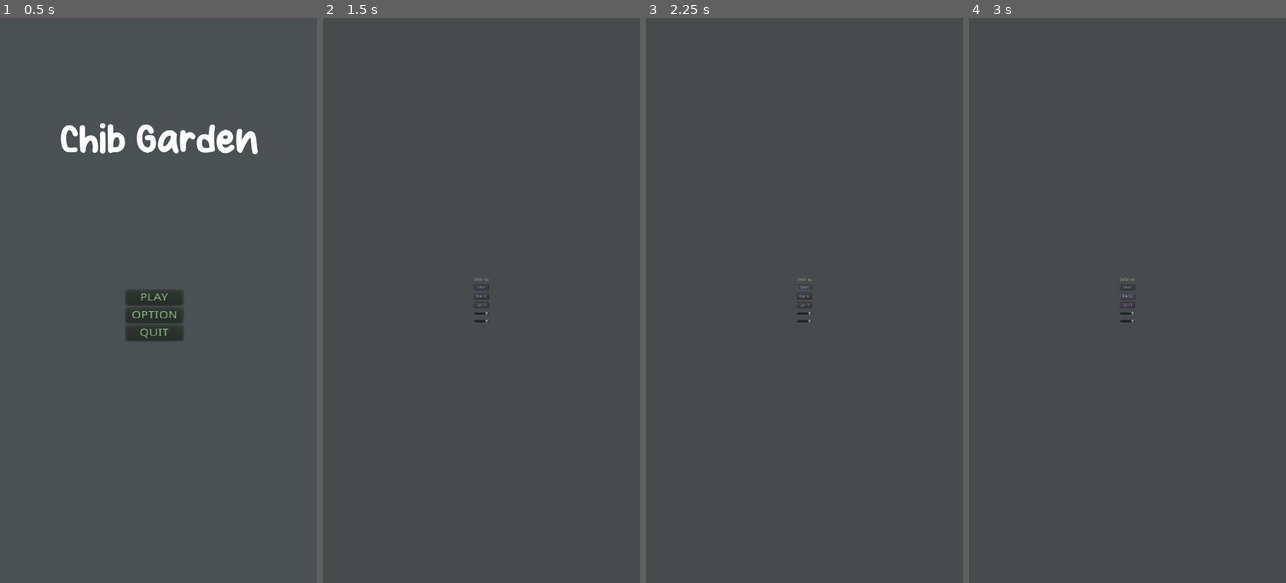
Above: before the commit, frames 1-4 (left to right).
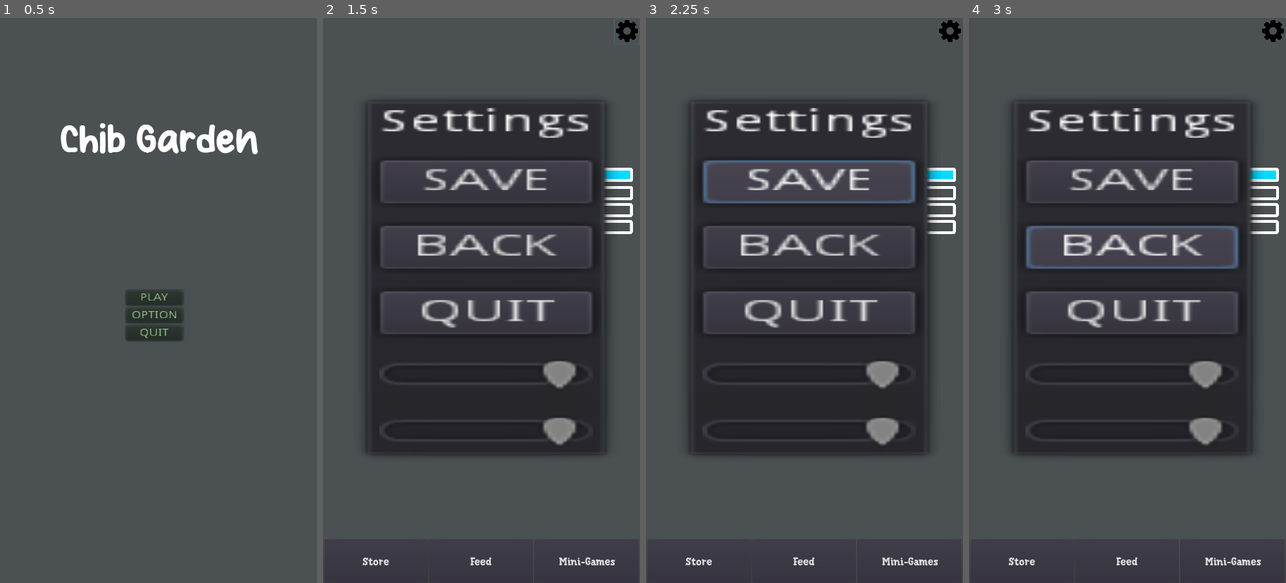
Above: after the commit, the same moments.

Repository: wiznob/chibGarden
Game: Godot game, scene res://Scenes/titleScreen.tscn
Same seed, same stepped clock (60 frames per second), same inputs: the game is played once before the commit and once after it.
Inputs (mouse positions are in pixels of both pictures, inside the frame that each line leads up to):
- Up to frame 1 (0.5 s): no input
- Up to frame 2 (1.5 s): click "PLAY" at 0.5 s; click (627, 29) at 1.25 s
- Up to frame 3 (2.25 s): click "SAVE" at 2 s
- Up to frame 4 (3 s): click "BACK" at 2.75 s

Frame 1 is identical in both runs. In frame 2, 32% of the frame differs, in the area x 12-100%, y 0-97%; in frame 3, 33%; in frame 4, 33%.
Error after the commit: Attempt to call function 'hide' in base 'null instance' on a null instance. (res://Settingsmenu.gd:14)

Commit message:
pop up settings
settings menu will open and the quit button works, the back button crashes though

Diff:
--- a/Scenes/Chib.tscn
+++ b/Scenes/Chib.tscn
@@ -130,7 +130,7 @@
 position = Vector2( -7.60571, -679.05 )
 scale = Vector2( 0.922532, 0.876941 )
 frames = SubResource( 4 )
-frame = 1
+frame = 2
 playing = true
 
 [node name="ChibArm2" type="Sprite" parent="ChibBody"]
--- a/Scenes/Menu.tscn
+++ b/Scenes/Menu.tscn
@@ -1,9 +1,10 @@
-[gd_scene load_steps=5 format=2]
+[gd_scene load_steps=6 format=2]
 
 [ext_resource path="res://chibImage/cog.png" type="Texture" id=1]
 [ext_resource path="res://Scenes/Chib.tscn" type="PackedScene" id=2]
 [ext_resource path="res://Scenes/scripts/Menu.gd" type="Script" id=3]
 [ext_resource path="res://fonts/monkeyFont.tres" type="DynamicFont" id=4]
+[ext_resource path="res://Settingsmenu.gd" type="Script" id=5]
 
 [node name="Menu" type="Control"]
 pause_mode = 2
@@ -60,5 +61,63 @@
 pause_mode = 1
 position = Vector2( 554, 777 )
 
+[node name="Settingspopup" type="PopupPanel" parent="."]
+margin_left = 135.0
+margin_top = 275.0
+margin_right = 194.0
+margin_bottom = 439.0
+rect_scale = Vector2( 14.2704, 7.4162 )
+
+[node name="VBoxContainer" type="VBoxContainer" parent="Settingspopup"]
+margin_left = 4.0
+margin_top = 4.0
+margin_right = 55.0
+margin_bottom = 160.0
+custom_constants/separation = 10
+
+[node name="Label" type="Label" parent="Settingspopup/VBoxContainer"]
+margin_right = 51.0
+margin_bottom = 14.0
+text = "Settings"
+align = 1
+valign = 1
+
+[node name="saveButton" type="Button" parent="Settingspopup/VBoxContainer"]
+margin_top = 24.0
+margin_right = 51.0
+margin_bottom = 44.0
+text = "SAVE"
+script = ExtResource( 5 )
+
+[node name="backButton" type="Button" parent="Settingspopup/VBoxContainer"]
+margin_top = 54.0
+margin_right = 51.0
+margin_bottom = 74.0
+text = "BACK"
+script = ExtResource( 5 )
+
+[node name="quitButton" type="Button" parent="Settingspopup/VBoxContainer"]
+margin_top = 84.0
+margin_right = 51.0
+margin_bottom = 104.0
+text = "QUIT"
+script = ExtResource( 5 )
+
+[node name="SFXSlider" type="HSlider" parent="Settingspopup/VBoxContainer"]
+margin_top = 114.0
+margin_right = 51.0
+margin_bottom = 130.0
+min_value = -30.0
+max_value = 0.0
+
+[node name="MusicSlider" type="HSlider" parent="Settingspopup/VBoxContainer"]
+margin_top = 140.0
+margin_right = 51.0
+margin_bottom = 156.0
+min_value = -30.0
+max_value = 0.0
+
 [connection signal="pressed" from="HBoxContainer/feedBTN" to="." method="_on_feedBTN_pressed"]
 [connection signal="pressed" from="settingsBTN" to="." method="_on_settingsBTN_pressed"]
+[connection signal="pressed" from="Settingspopup/VBoxContainer/backButton" to="Settingspopup/VBoxContainer/backButton" method="_on_backButton_pressed"]
+[connection signal="pressed" from="Settingspopup/VBoxContainer/quitButton" to="Settingspopup/VBoxContainer/quitButton" method="_on_quitButton_pressed"]
--- a/Scenes/scripts/Menu.gd
+++ b/Scenes/scripts/Menu.gd
@@ -11,11 +11,16 @@
 	pass
 
 func _on_settingsBTN_pressed():
+	get_tree().paused = true
+	$Settingspopup.show()
+
+
+
 #	 if get_tree().paused == false:
 #			get_tree().paused = true
 #	 else:
 #			get_tree().paused = false
-	get_tree().change_scene("res://Scenes/SettingsGUI.tscn")
+	#get_tree().change_scene("res://Scenes/SettingsGUI.tscn")
 
 func _on_feedBTN_pressed():
 	get_parent().add_child(newFood)
--- a/Settingsmenu.gd
+++ b/Settingsmenu.gd
@@ -1,10 +1,4 @@
 extends Control
-
-
-# Declare member variables here. Examples:
-# var a = 2
-# var b = "text"
-
 
 # Called when the node enters the scene tree for the first time.
 func _ready():
@@ -16,9 +10,10 @@
 #func _process(delta):
 #	pass
 
+func _on_backButton_pressed():
+	$Settingspopup.hide()
+	get_tree().paused = false
 
-func _on_Back_pressed():
-	pass # Replace with function body.
 
 
 func _on_Save_pressed():
